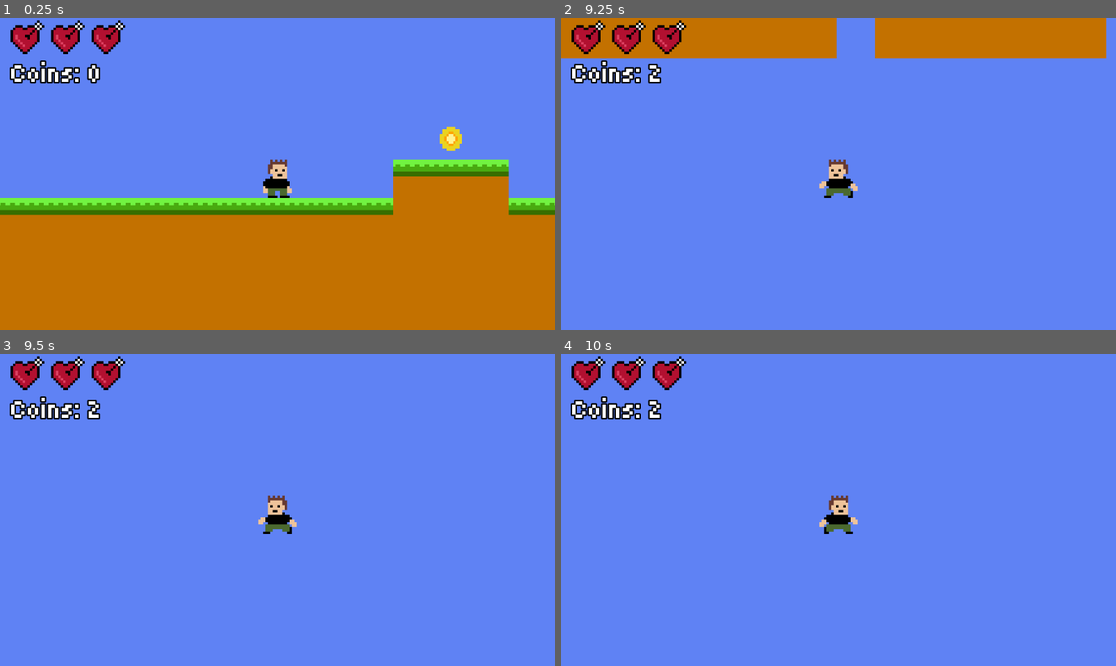
Above: before the commit, frames 1-4 (two rows, left to right).
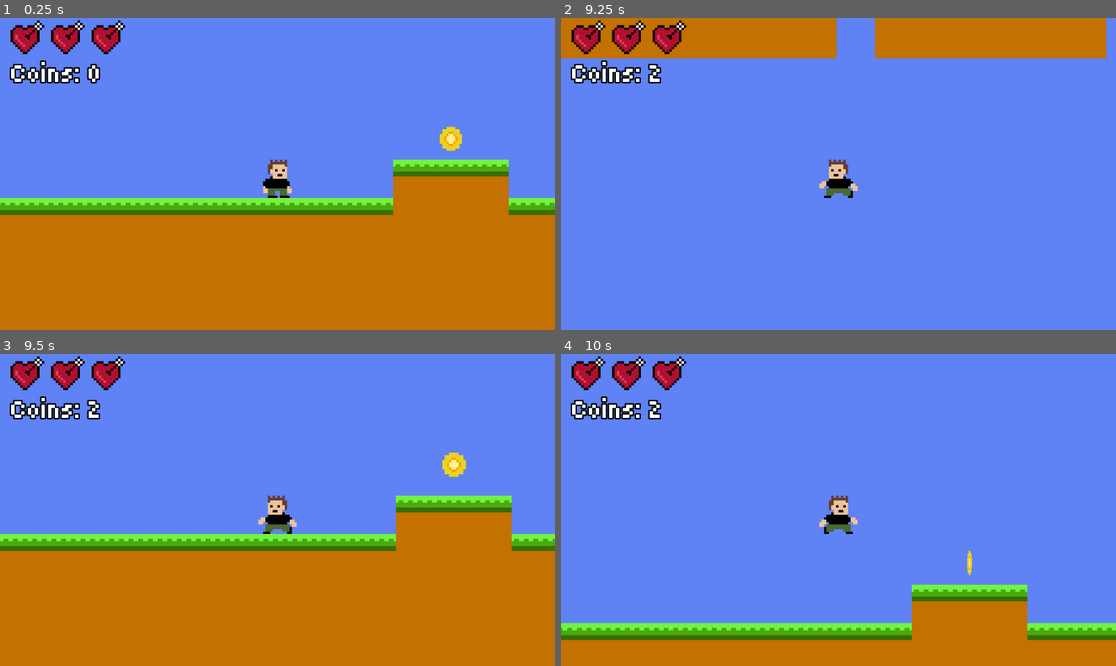
Above: after the commit, the same moments.

Repository: BrendanGasparin/gd-2d-platformer
Game: Godot game, scene res://Scenes/Levels/W1L1.tscn
The game is run twice, just before and just after one commit, with the same random seed, the same clock (stepped at 60 frames per second) and the same inputs.
Inputs:
- Up to frame 1 (0.25 s): no input
- Up to frame 2 (9.25 s): hold Right (move_right) 0.53-2.03 s; tap Up (jump) at 0.77, 1.52, 3.02, 3.77, 4.52, 6.02, 6.77, 7.52, 9.02 s; hold Left (move_left) 2.03-4.28 s; hold Right (move_right) 4.28-8.03 s; hold Left (move_left) from 8.03 s (still down)
- Up to frame 3 (9.5 s): keep holding Left (move_left)
- Up to frame 4 (10 s): release Left (move_left) at 9.53 s; hold Right (move_right) from 9.53 s (still down); tap Up (jump) at 9.77 s

Frames 1-2 are identical in both runs. In frame 3, 45% of the frame differs, in the area x 0-100%, y 31-100%; in frame 4, 16%.

Commit message:
Implement coin and damage sfx

Diff:
--- a/Scripts/player.gd
+++ b/Scripts/player.gd
@@ -13,6 +13,10 @@
 
 @onready var sprite : Sprite2D = $Sprite
 @onready var anim : AnimationPlayer = $AnimationPlayer
+@onready var audio : AudioStreamPlayer = $AudioStreamPlayer
+
+var coin_sfx : AudioStream = preload("res://Audio/coin.mp3")
+var damage_sfx : AudioStream = preload("res://Audio/damage.mp3")
 
 var move_input : float
 
@@ -38,6 +42,10 @@
 
 func _process(_delta : float) -> void:
 	sprite.flip_h = velocity.x < 0
+
+	if global_position.y > 200:
+		game_over()
+
 	_manage_animation()
 
 func _manage_animation():
@@ -53,6 +61,8 @@
 
 	_damage_flash()
 
+	play_sound(damage_sfx)
+
 	# Emit signal for player_ui.gd
 	OnUpdateHealth.emit(health)
 
@@ -65,6 +75,7 @@
 func increase_coins(amount : int):
 	Stats.score += amount
 	OnUpdateCoins.emit(Stats.score)
+	play_sound(coin_sfx)
 
 func _damage_flash():
 	for i in 3:
@@ -72,3 +83,7 @@
 		await get_tree().create_timer(0.05).timeout
 		sprite.modulate = Color.WHITE
 		await get_tree().create_timer(0.05).timeout
+
+func play_sound(sound : AudioStream):
+	audio.stream = sound
+	audio.play()
Not shown, added: Audio/coin.mp3.import
Not shown, added: Audio/damage.mp3.import
Not shown, added: Audio/coin.mp3
Not shown, added: Audio/damage.mp3
